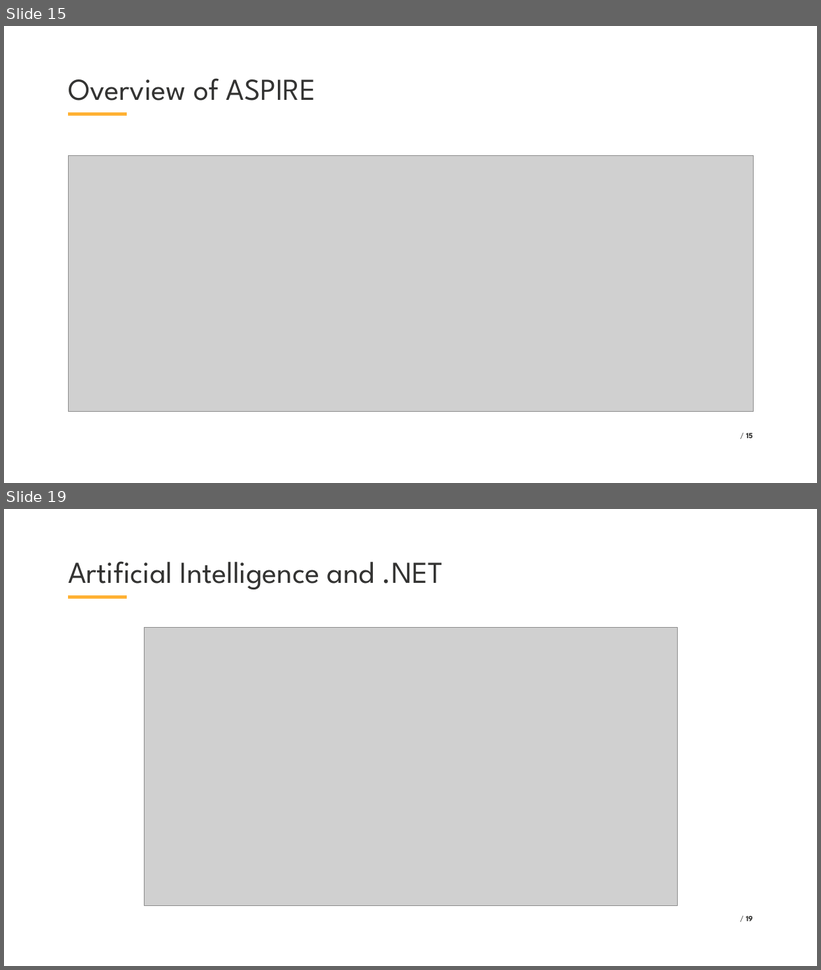
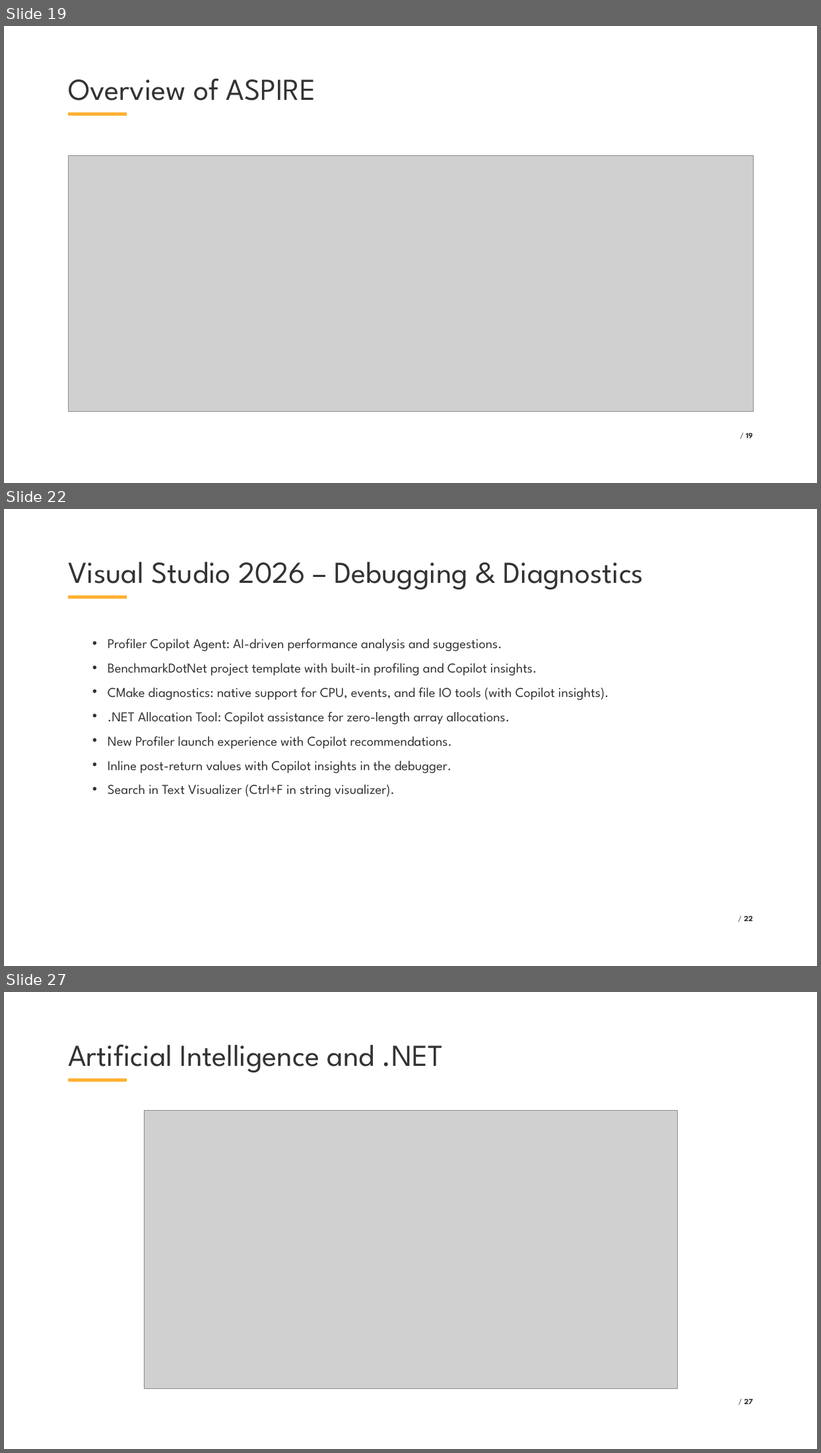
Before and after one commit to VladislavAntonyuk/AICalendar, a slide deck: .NET Conf 2025 - Ukraine (Eng).pptx. Shown one above the other, each under a label of ours: slides 15 and 19 before the commit, slides 19, 22 and 27 after it; the slides between them are not shown. The pictures are 821x970 and 821x1453 pixels, drawn with LibreOffice and Linux fonts; fonts in the diff are those of the drawing; grey boxes stand for pictures; background and template pictures are left out. Boxes give left, top, right and bottom in pixels: in the first picture for what was removed or moved away, otherwise in the second. Text is boxed around its words. In the diff, an @@ line names an element or a change of style, - is before the commit and + after.

```diff
--- a/.NET Conf 2025 - Ukraine (Eng).pptx
+++ b/.NET Conf 2025 - Ukraine (Eng).pptx
@@ slide 22 added at (x1=4, y1=509, x2=817, y2=966), background #FFFFFF; not listed: 1 template element that a slide beside it also shows @@
@@ title added at (x1=68, y1=562, x2=644, y2=590), 54 pt, text #333332 @@
+Visual Studio 2026 – Debugging & Diagnostics
@@ text added at (x1=108, y1=638, x2=609, y2=797), 24 pt, text #333332 @@
+  • Profiler Copilot Agent: AI-driven performance analysis and suggestions.
+  • BenchmarkDotNet project template with built-in profiling and Copilot insights.
+  • CMake diagnostics: native support for CPU, events, and file IO tools (with Copilot insights).
+  • .NET Allocation Tool: Copilot assistance for zero-length array allocations.
+  • New Profiler launch experience with Copilot recommendations.
+  • Inline post-return values with Copilot insights in the debugger.
+  • Search in Text Visualizer (Ctrl+F in string visualizer).
@@ page number added at (x1=744, y1=916, x2=753, y2=921), 14 pt, text #333332, bold @@
+/ 22
@@ what was slide 15 is now slide 19 @@
@@ what was slide 19 is now slide 27 @@
@@ page number at (x1=745, y1=1399, x2=753, y2=1404): text changed @@
-/ 19
+/ 27
```
Also in this commit, not shown: 11 slides changed, 11 other slides added, 3 slides removed, 43 other files.
